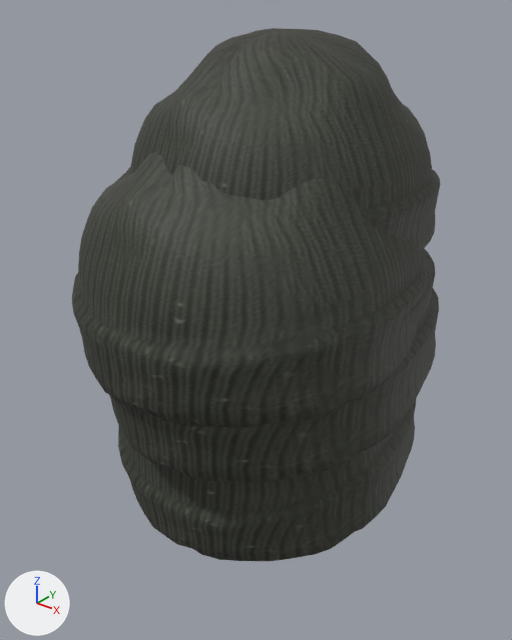
One commit to the glTF model game/public/assets/models/outfit-beanie-t25.glb: the scene before it, then after it.
One viewpoint serves both versions: a 50 mm lens placed at (0.234, -0.275, 1.856), pointed at (-0.011, 0.032, 1.666). Every picture has the same lights, and +X, +Y and +Z are marked at lower left. The first picture is the older version.

The first picture shows 'Outfit_beanie__agent', 'Outfit_beanie__courier', 'Outfit_beanie__heavyset', 'Outfit_beanie__lastshift', 'Outfit_beanie__tall'.
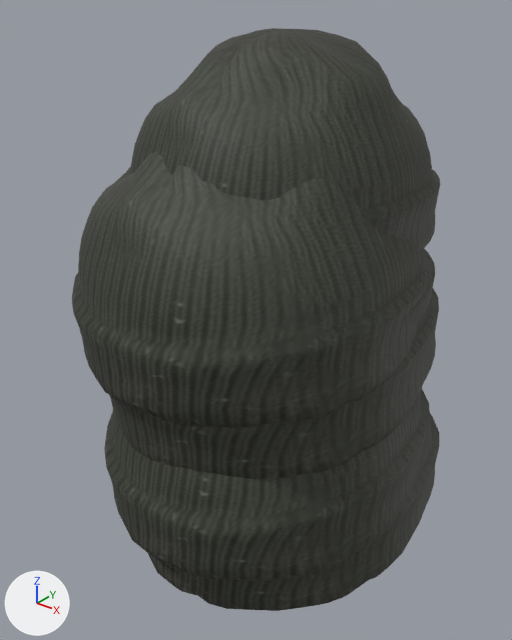
Where the change shows, as pixel boxes [x1, y1, x2, y2] in the pictures (512 x 640 px):
'Outfit_beanie__paleApparition', added
    after: [104, 388, 430, 582]
'Outfit_beanie__paleGaze', added
    after: [148, 413, 439, 611]
'Outfit_beanie__agent', unchanged, covered by the edit
    before: [118, 400, 416, 561]

Diff of the bpy script that builds the scene:
```diff
--- a/game/public/assets/models/outfit-beanie-t25.glb.py
+++ b/game/public/assets/models/outfit-beanie-t25.glb.py
@@ me_outfit_beanie__paleapparition @@
+me_outfit_beanie__paleapparition.from_pydata(...)  # 1102 vertices, 2199 faces; spans x -0.094..0.097, y -0.081..0.144, z 1.559..1.697
+me_outfit_beanie__paleapparition.materials.append(mat_outfit_beaniematerial)
@@ me_outfit_beanie__palegaze @@
+me_outfit_beanie__palegaze.from_pydata(...)  # 1102 vertices, 2199 faces; spans x -0.096..0.096, y -0.064..0.174, z 1.52..1.661
+me_outfit_beanie__palegaze.materials.append(mat_outfit_beaniematerial)
@@ ob_outfit_beanie__paleapparition @@
+ob_outfit_beanie__paleapparition = bpy.data.objects.new('Outfit_beanie__paleApparition', me_outfit_beanie__paleapparition)
+ob_outfit_beanie__paleapparition.location = (0.0, 0.0, 0.0)
@@ ob_outfit_beanie__palegaze @@
+ob_outfit_beanie__palegaze = bpy.data.objects.new('Outfit_beanie__paleGaze', me_outfit_beanie__palegaze)
+ob_outfit_beanie__palegaze.location = (0.0, 0.0, 0.0)
```
